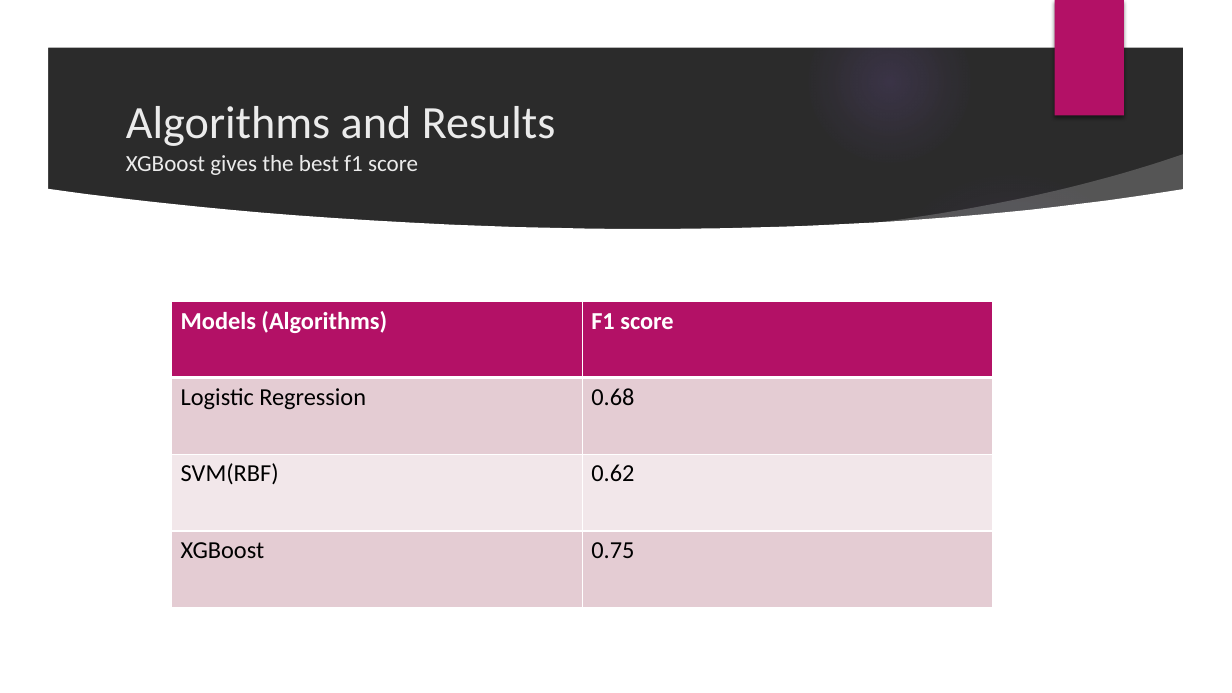
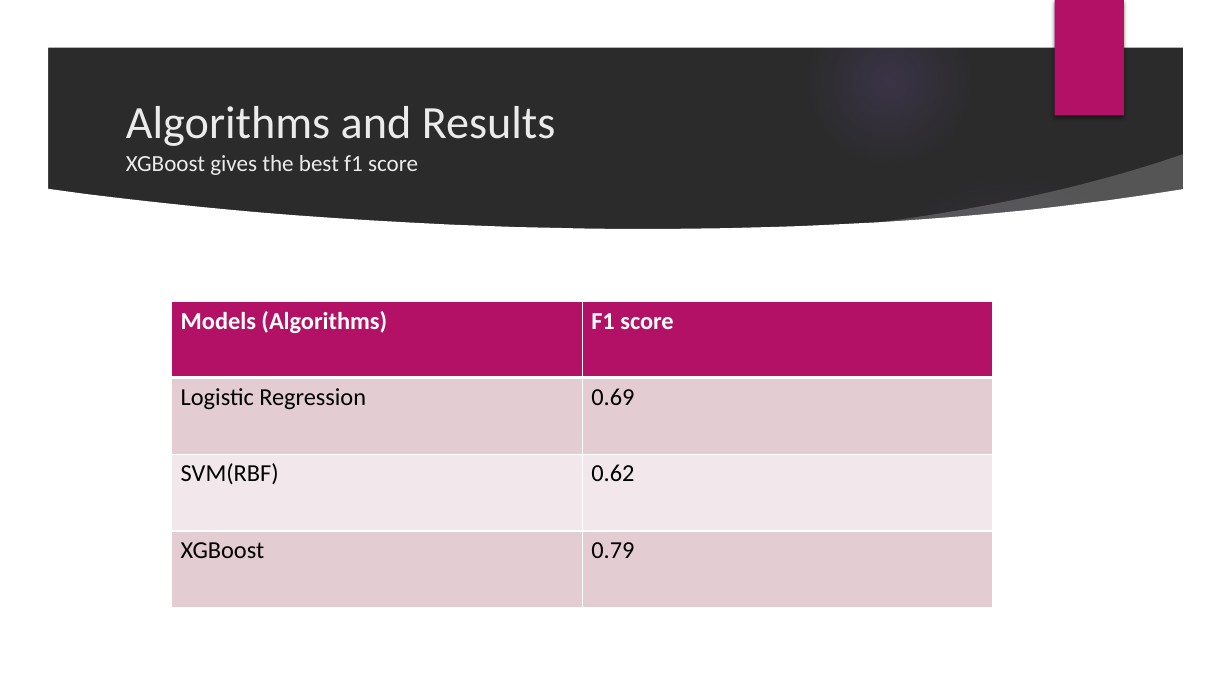
Before and after one commit to SidhantAB/Springboard-data-science-intensive-Capstone-project, a slide deck: slide 22 of Capstone Project Presentation.pptx. Drawn at 1232x693 pixels with LibreOffice and Linux fonts; fonts in the diff are those of the drawing; background and template pictures are left out; a plain dark background stands for a picture behind light text. Boxes give left, top, right and bottom in pixels: in the first picture for what was removed or moved away, otherwise in the second. Text is boxed around its words. In the diff, an @@ line names an element or a change of style, - is before the commit and + after.

```diff
--- a/Capstone Project Presentation.pptx
+++ b/Capstone Project Presentation.pptx
@@ table at [172,302,993,608] @@
-row 2, column 2: 0.68
+row 2, column 2: 0.69
-row 4, column 2: 0.75
+row 4, column 2: 0.79
```
Also in this commit, not shown: 4 other slides changed.
